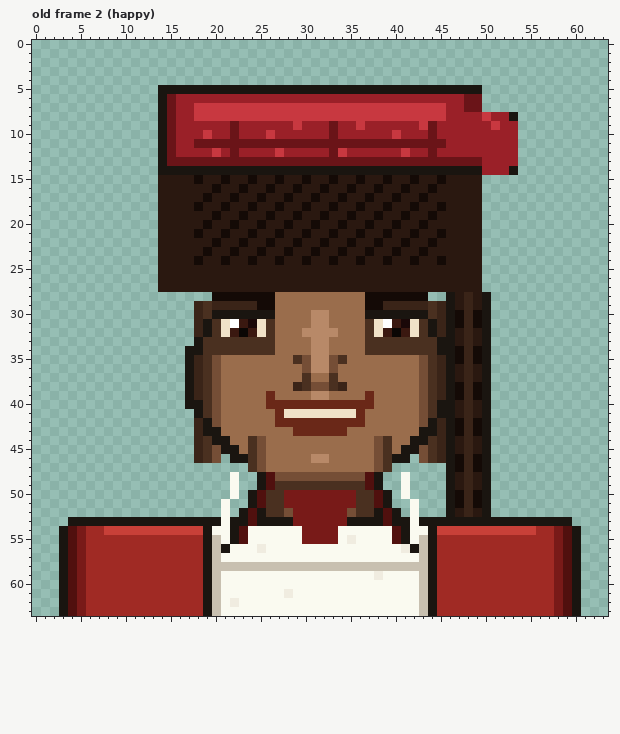
Edited in one commit: pixel-art file (public/sprites/agents/priya_sharma_portraits.aseprite). The picture above was drawn from the file before the commit.
64x64 pixels, 5 frames. Colours within 5 levels of each other are drawn and written as one. Shown: old frame 2 (happy).
Now the later version:
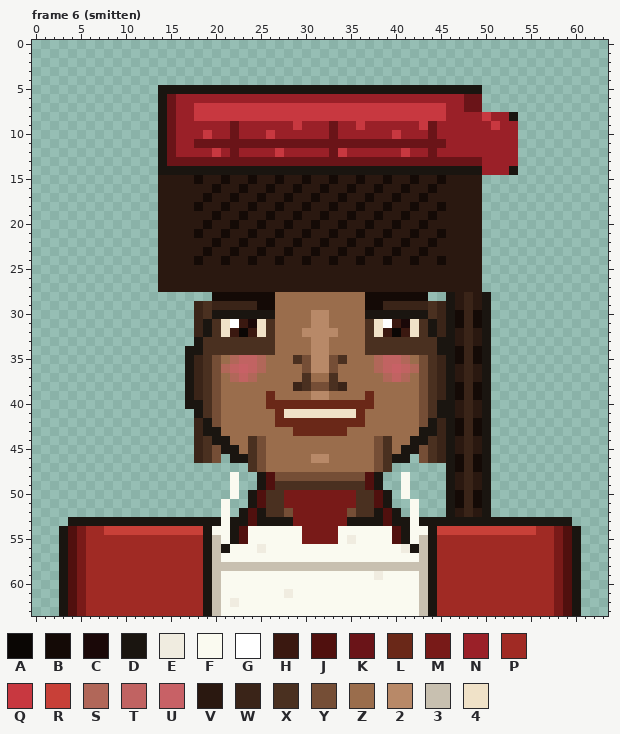
Palette (. is transparent): A #0a0604  B #140a06  C #1a0808  D #1a1510  E #f0ece0  F #fafaf0  G #ffffff  H #3a1810  J #50100e  K #6a1418  L #6a2818  M #781a18  N #9a2028  P #a02a24  Q #c83840  R #c84038  S #b16759  T #c16362  U #c86166  V #2a1810  W #3a2418  X #4a3020  Y #754e36  Z #9a6d4c  2 #b88968  3 #c8c0b0  4 #f0e2c8
A new or re-ordered frame is compared with the old frame closest to it.
Changes in this commit:
frames 5 -> 6
Frame 6 (smitten) is new; against old frame 2 (happy):
y 35: x 22..25 ZZZZ -> STTS; x 38..41 ZZZZ -> STTS
y 36: x 21..25 ZZZZZ -> STUTS; x 38..42 ZZZZZ -> STUTS
y 37: x 22..24 ZZZ -> STS; x 39..41 ZZZ -> STS
Changed places in both pictures, as pixel boxes (x1, y1, x2, y2):
changed: (221, 355, 266, 382)
changed: (374, 355, 419, 382)
